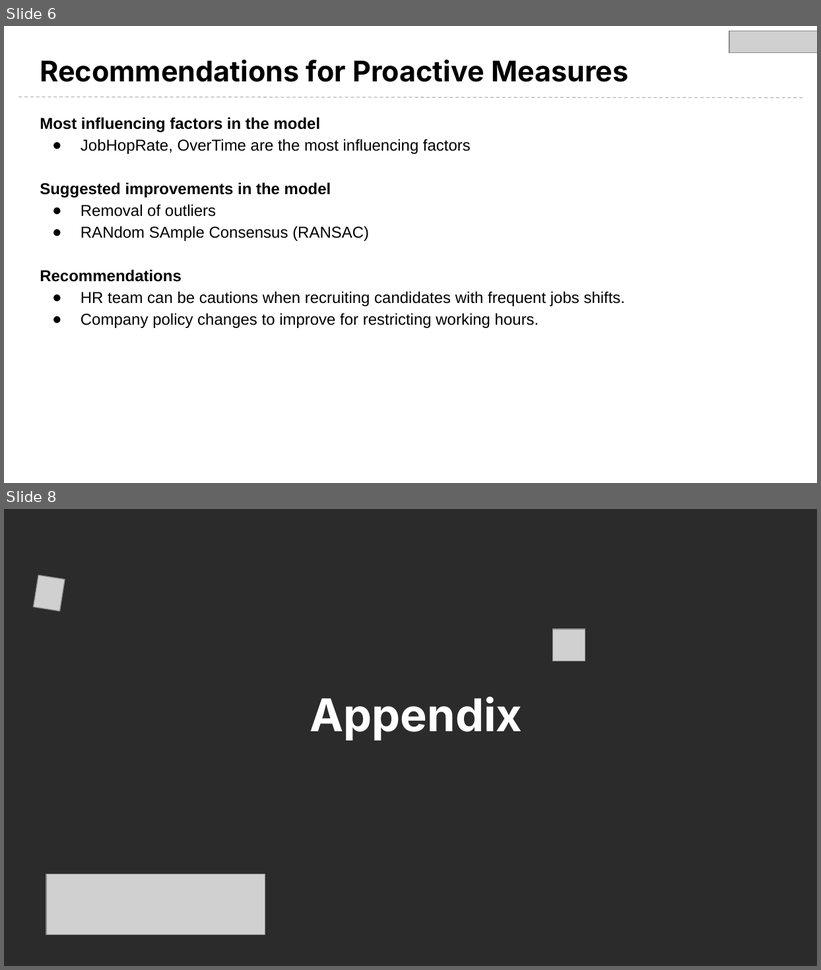
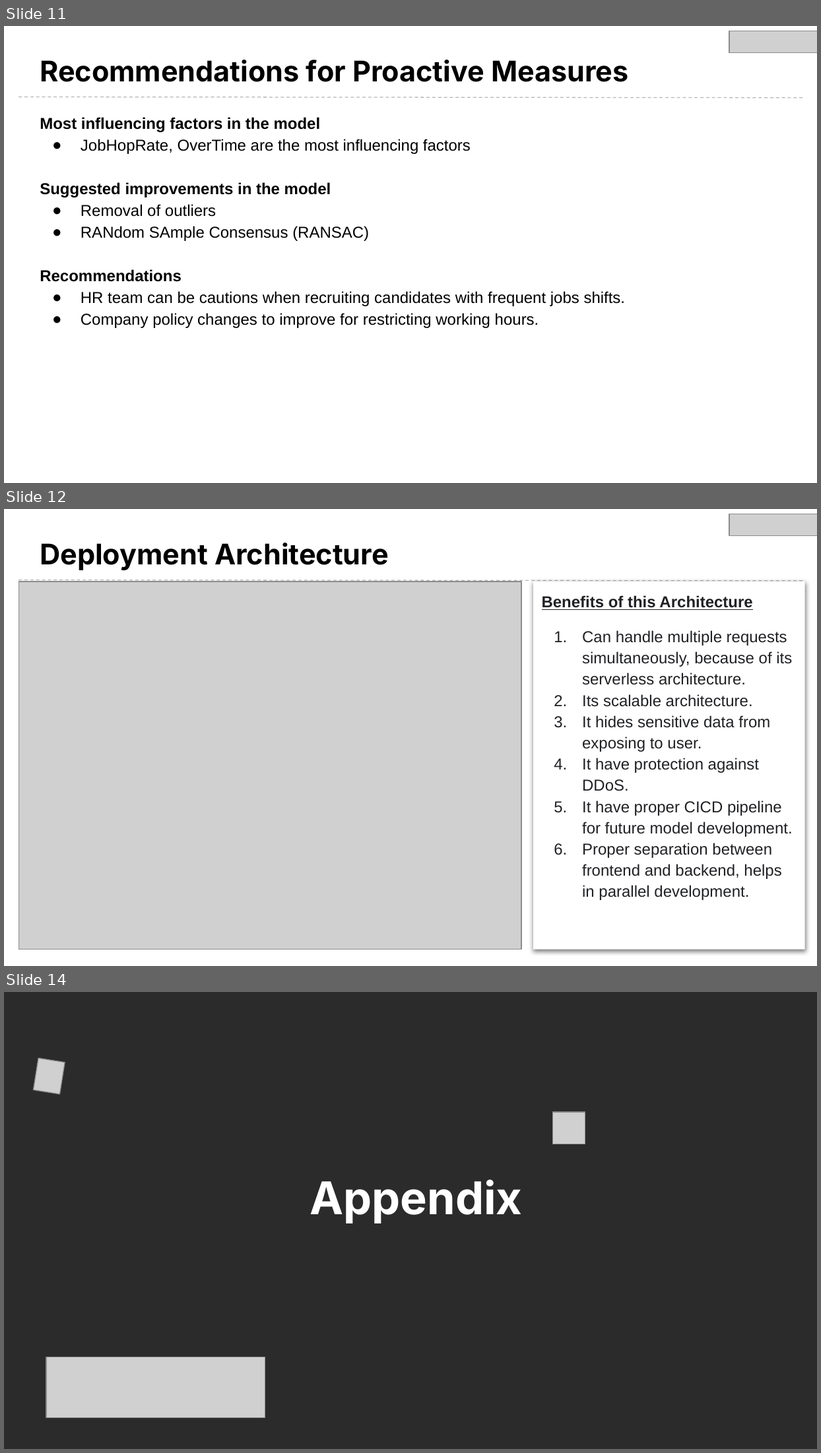
Before and after one commit to ShivamJDS/attrition-predictor, a slide deck: taoiq.pptx. Shown one above the other, each under a label of ours: slides 6 and 8 before the commit, slides 11, 12 and 14 after it; the slides between them are not shown. The pictures are 821x970 and 821x1453 pixels, drawn with LibreOffice and Linux fonts; fonts in the diff are those of the drawing; grey boxes stand for pictures; background and template pictures are left out; a plain dark background stands for a picture behind light text. Boxes give left, top, right and bottom in pixels: in the first picture for what was removed or moved away, otherwise in the second. Text is boxed around its words. In the diff, an @@ line names an element or a change of style, - is before the commit and + after.

```diff
--- a/taoiq.pptx
+++ b/taoiq.pptx
@@ slide 12 added at [4,509,817,966], background picture (left out) @@
@@ picture added at [729,514,817,536] @@
@@ title added at [40,543,389,570], 25.2 pt, text #000000, bold @@
+Deployment Architecture
@@ line added from (19, 580) to (805, 580), #B7B7B7 0.75 pt dashed @@
@@ picture added at [19,582,521,950] @@
@@ text added at [533,582,805,950], fill #FFFFFF, 14 pt, text #202124 @@
+Benefits of this Architecture
+1. Can handle multiple requests simultaneously, because of its serverless architecture.
+2. Its scalable architecture.
+3. It hides sensitive data from exposing to user.
+4. It have protection against DDoS.
+5. It have proper CICD pipeline for future model development.
+6. Proper separation between frontend and backend, helps in parallel development.
@@ what was slide 6 is now slide 11 @@
@@ what was slide 8 is now slide 14 @@
```
Also in this commit, not shown: 3 slides changed, 7 other slides added, 5 slides removed, 2 other files.
